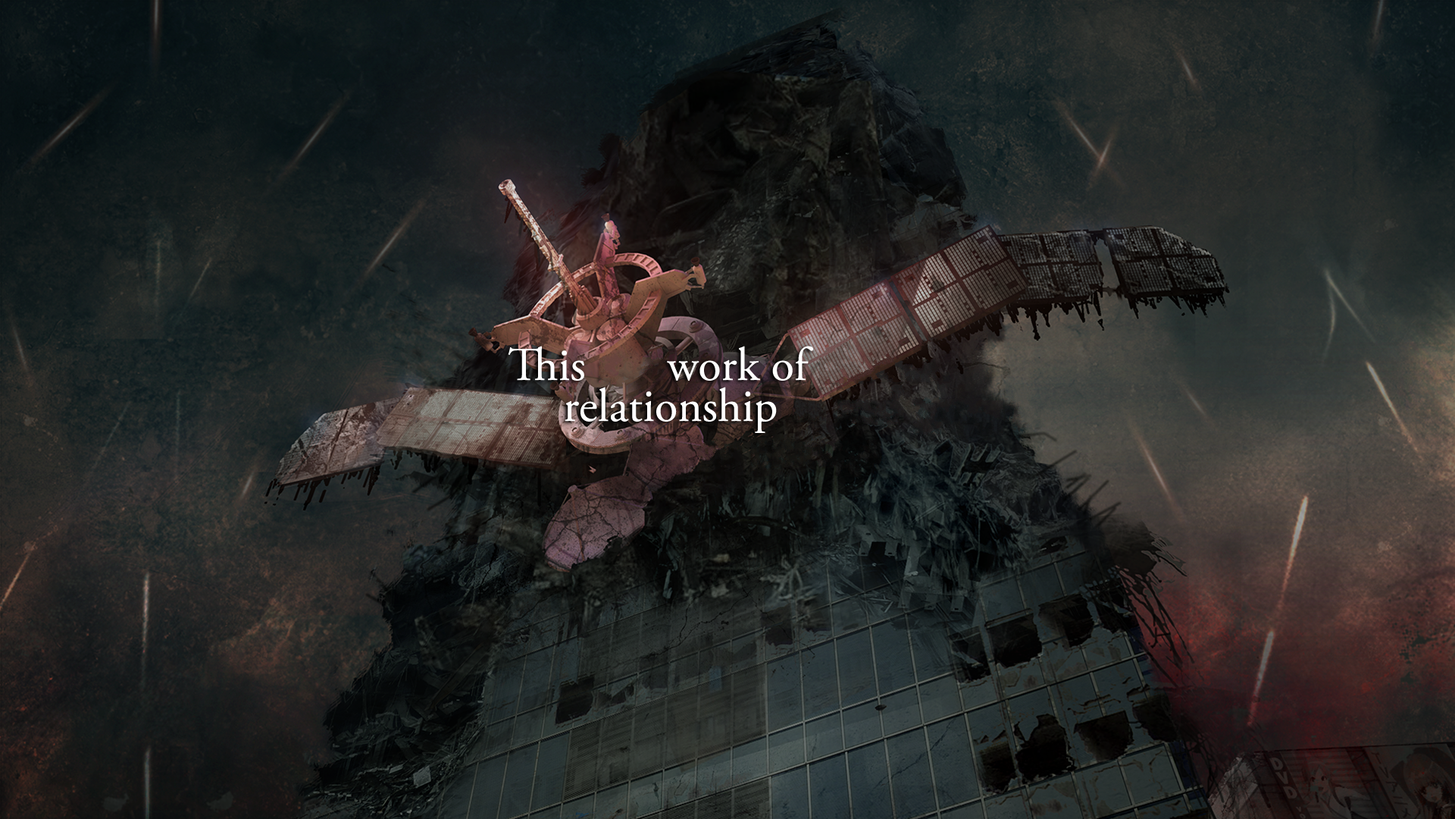
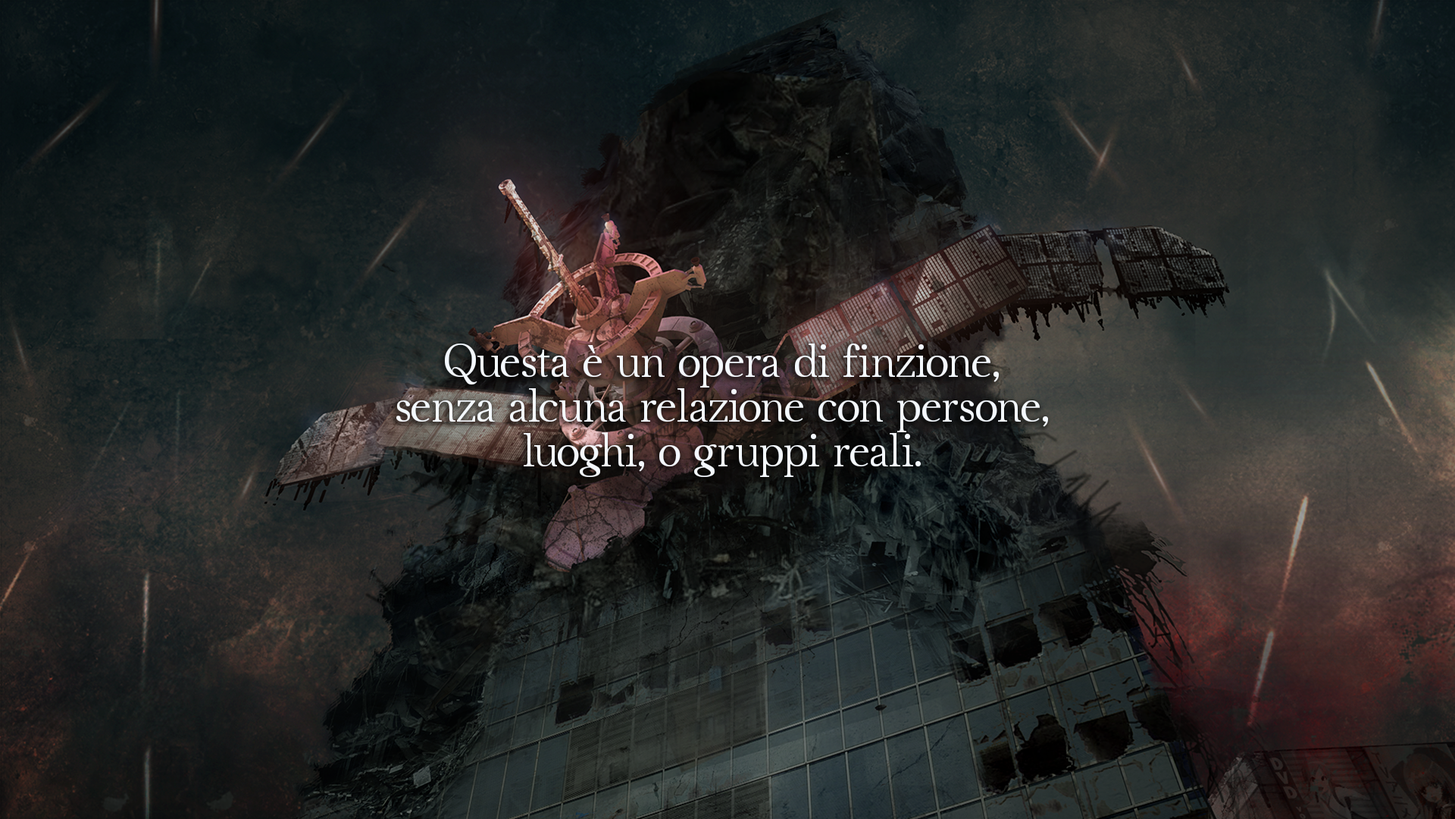
Layers edited between the first and the second 1455×819 image:
showed "Questa è un opera di finzione,..." over 390, 341, 1052, 483
removed layer "Livello incollato" over 390, 341, 1052, 483
painted on "z_warning.png" over 390, 341, 1052, 483
